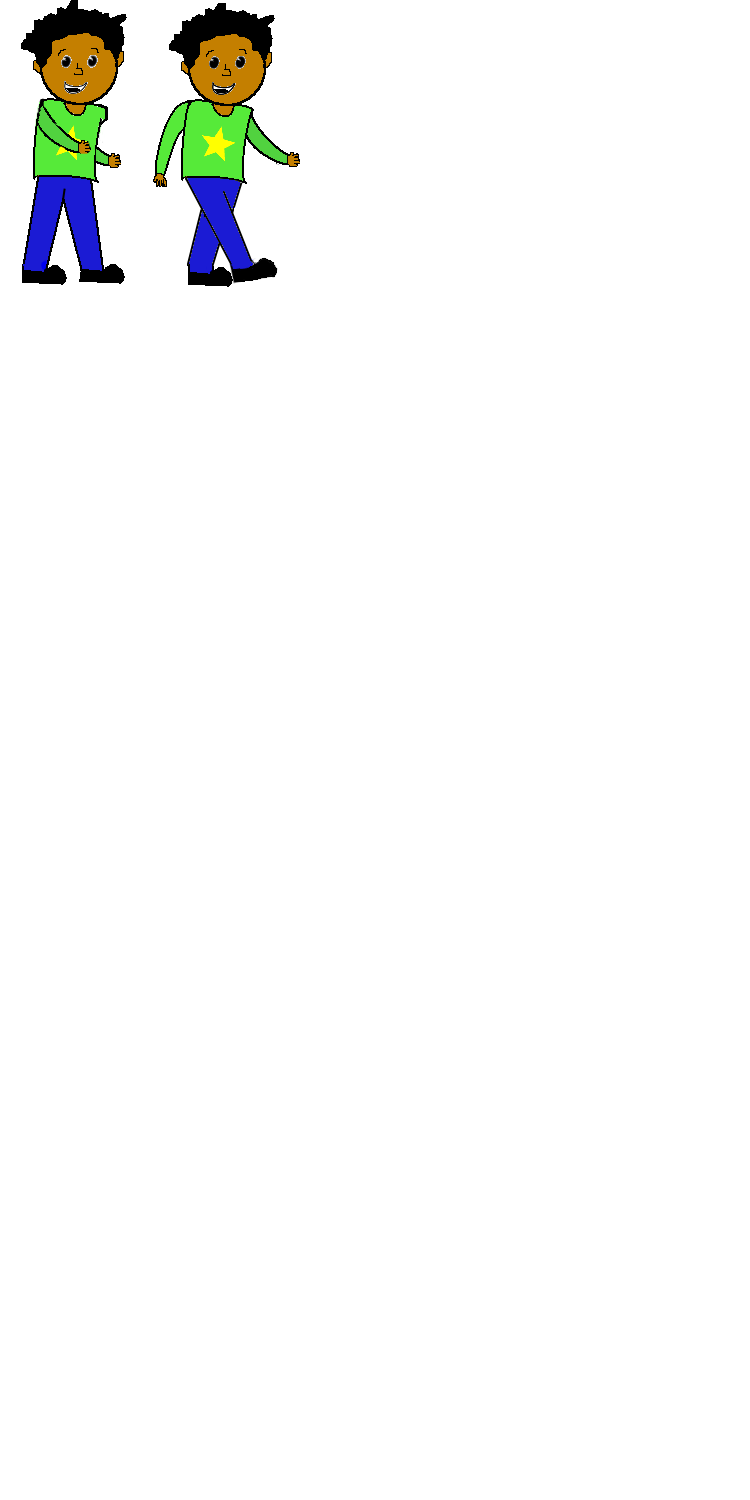
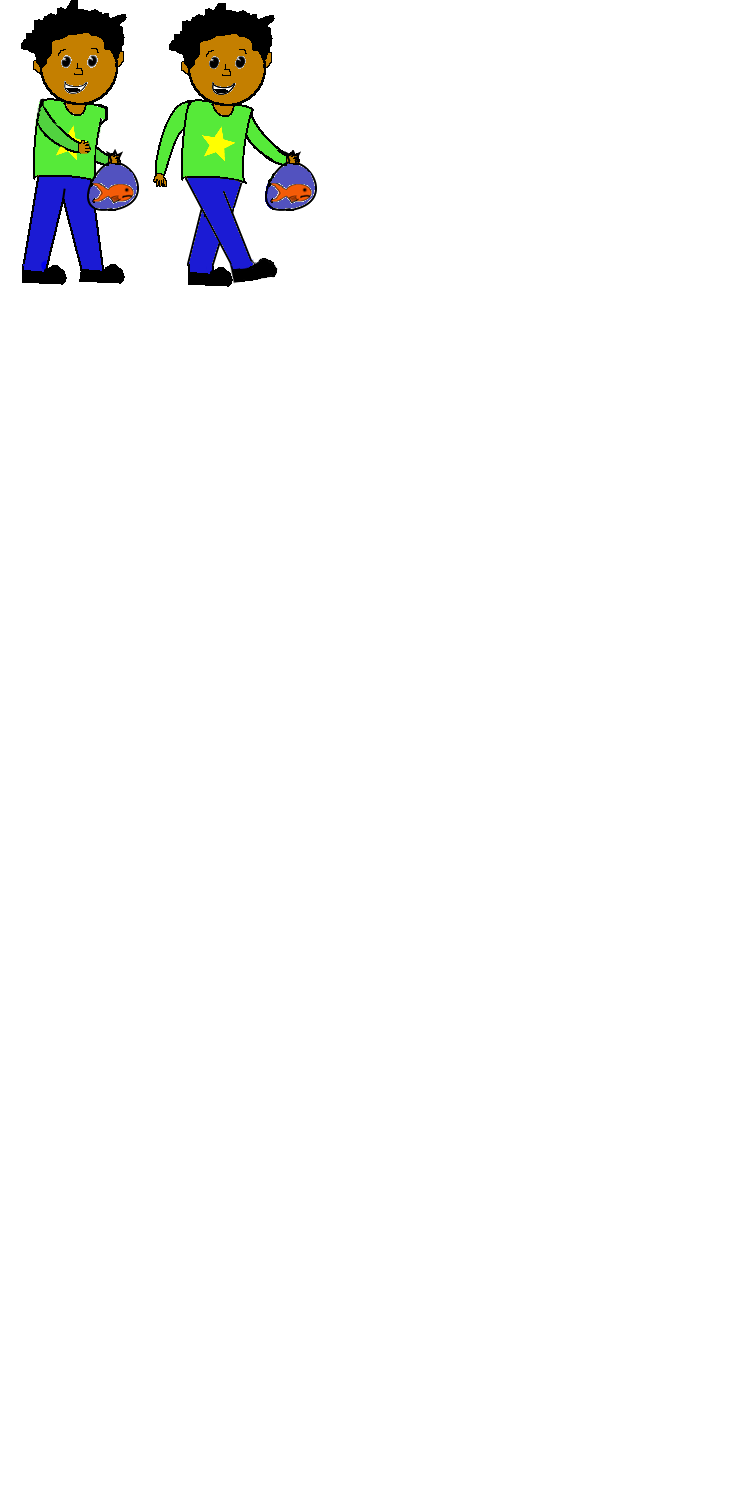
Revision of a layered 750×1500 image; what changed, layer by layer:
painted on "Background" over [35, 100, 317, 284]
